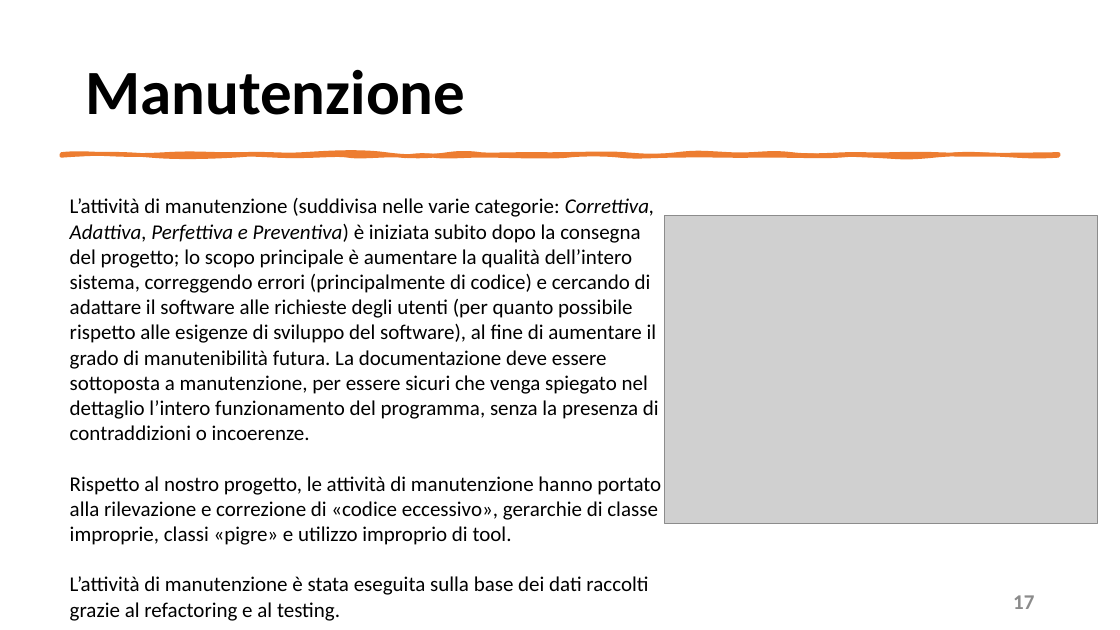
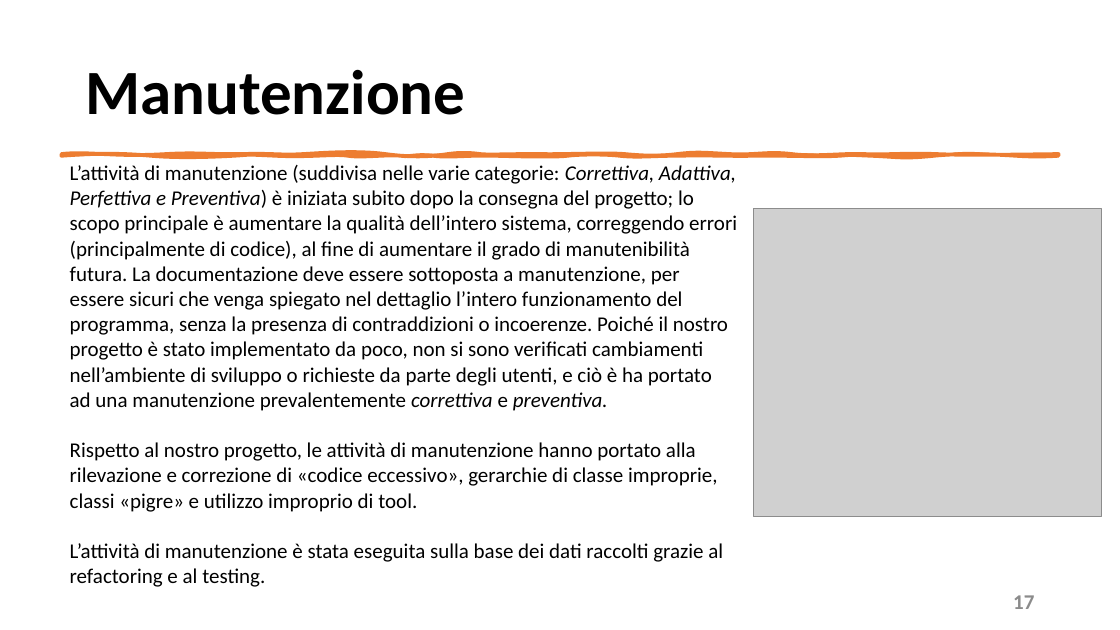
Before and after one commit to mangilimatteo/Progetto_Ingegneria_Software_Cattaneo_Mangili_Saini, a slide deck: slide 17 of Presentazione/Presentazione_Progetto.pptx. Drawn at 1120x630 pixels with LibreOffice and Linux fonts; fonts in the diff are those of the drawing; grey boxes stand for pictures. Boxes give left, top, right and bottom in pixels: in the first picture for what was removed or moved away, otherwise in the second. Text is boxed around its words. In the diff, an @@ line names an element or a change of style, - is before the commit and + after.

Commit message:
Revisione Documentazione

```diff
--- a/Presentazione/Presentazione_Progetto.pptx
+++ b/Presentazione/Presentazione_Progetto.pptx
@@ text "L’attività di manutenzione (suddivisa nelle ...": place and size @@
-text "L’attività di manutenzione (suddivisa nelle ..." at (70, 198, 661, 621)
+text "L’attività di manutenzione (suddivisa nelle ..." at (70, 165, 737, 587)
@@ text at (70, 165, 737, 411): text changed @@
-L’attività di manutenzione (suddivisa nelle varie categorie: Correttiva, Adattiva, Perfettiva e Preventiva) è iniziata subito dopo la consegna del progetto; lo scopo principale è aumentare la qualità dell’intero sistema, correggendo errori (principalmente di codice) e cercando di adattare il software alle richieste degli utenti (per quanto possibile rispetto alle esigenze di sviluppo del software), al fine di aumentare il grado di manutenibilità futura. La documentazione deve essere sottoposta a manutenzione, per essere sicuri che venga spiegato nel dettaglio l’intero funzionamento del programma, senza la presenza di contraddizioni o incoerenze.
+L’attività di manutenzione (suddivisa nelle varie categorie: Correttiva, Adattiva, Perfettiva e Preventiva) è iniziata subito dopo la consegna del progetto; lo scopo principale è aumentare la qualità dell’intero sistema, correggendo errori (principalmente di codice), al fine di aumentare il grado di manutenibilità futura. La documentazione deve essere sottoposta a manutenzione, per essere sicuri che venga spiegato nel dettaglio l’intero funzionamento del programma, senza la presenza di contraddizioni o incoerenze. Poiché il nostro progetto è stato implementato da poco, non si sono verificati cambiamenti nell’ambiente di sviluppo o richieste da parte degli utenti, e ciò è ha portato ad una manutenzione prevalentemente correttiva e preventiva.
@@ picture: place and size @@
-picture at (665, 216, 1098, 523)
+picture at (754, 209, 1102, 517)
```
Also in this commit, not shown: 3 other slides changed, 3 other files.
